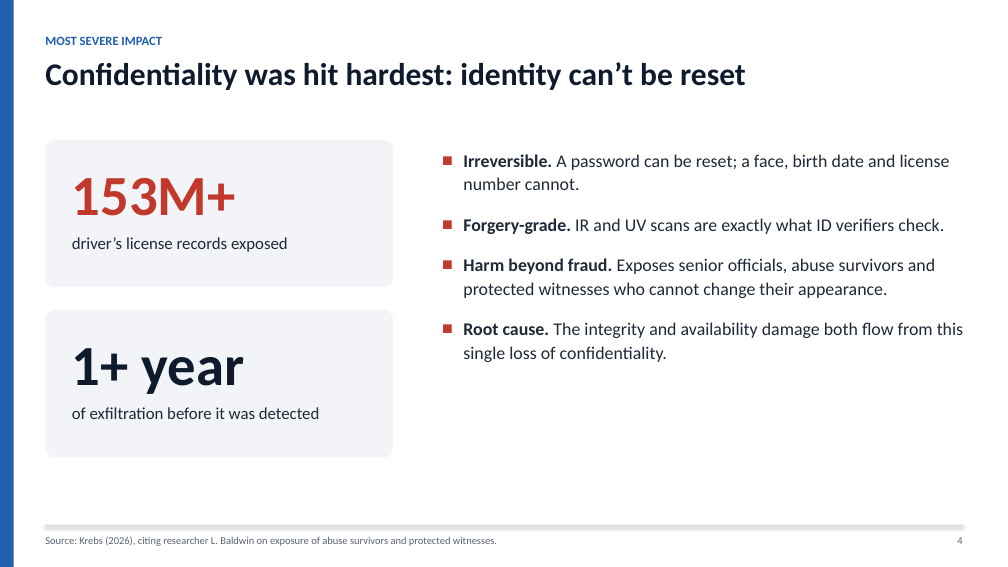
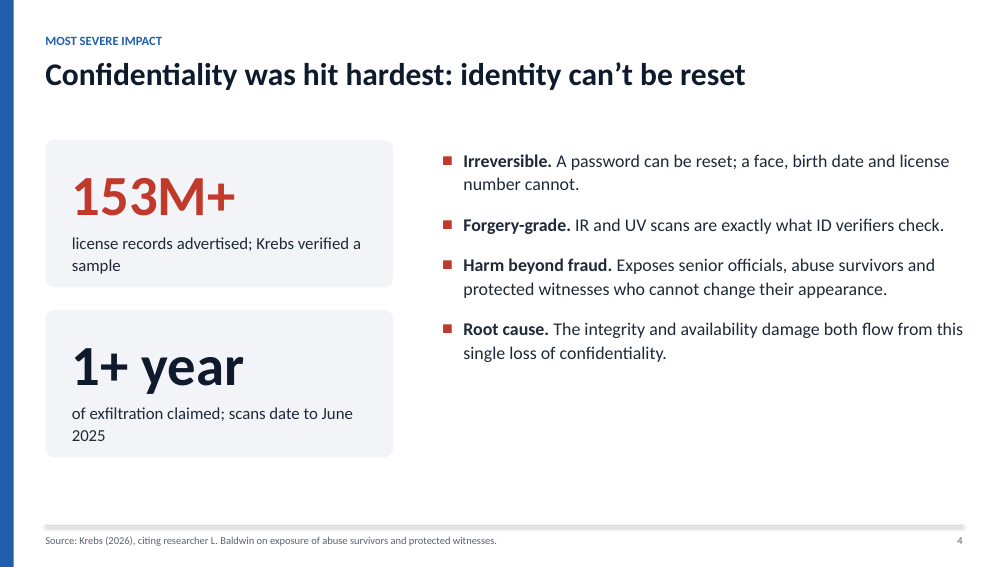
Before and after one commit to Ruthvik-Bandari/ArtificialIntelligence-for-Cybersecurity, a slide deck: slide 4 of module-02-cia-triad-analysis/Ruthvik_Nath_Bandari_Module2_CIA_Triad_Analysis.pptx. Drawn at 1008x567 pixels with LibreOffice and Linux fonts; fonts in the diff are those of the drawing. Boxes give left, top, right and bottom in pixels: in the first picture for what was removed or moved away, otherwise in the second. Text is boxed around its words. In the diff, an @@ line names an element or a change of style, - is before the commit and + after.

```diff
--- a/module-02-cia-triad-analysis/Ruthvik_Nath_Bandari_Module2_CIA_Triad_Analysis.pptx
+++ b/module-02-cia-triad-analysis/Ruthvik_Nath_Bandari_Module2_CIA_Triad_Analysis.pptx
@@ text at [72, 237, 361, 274]: text changed @@
-driver’s license records exposed
+license records advertised; Krebs verified a sample
@@ text at [72, 407, 353, 441]: text changed @@
-of exfiltration before it was detected
+of exfiltration claimed; scans date to June 2025
```
Also in this commit, not shown: 5 other slides changed, 4 other files.
